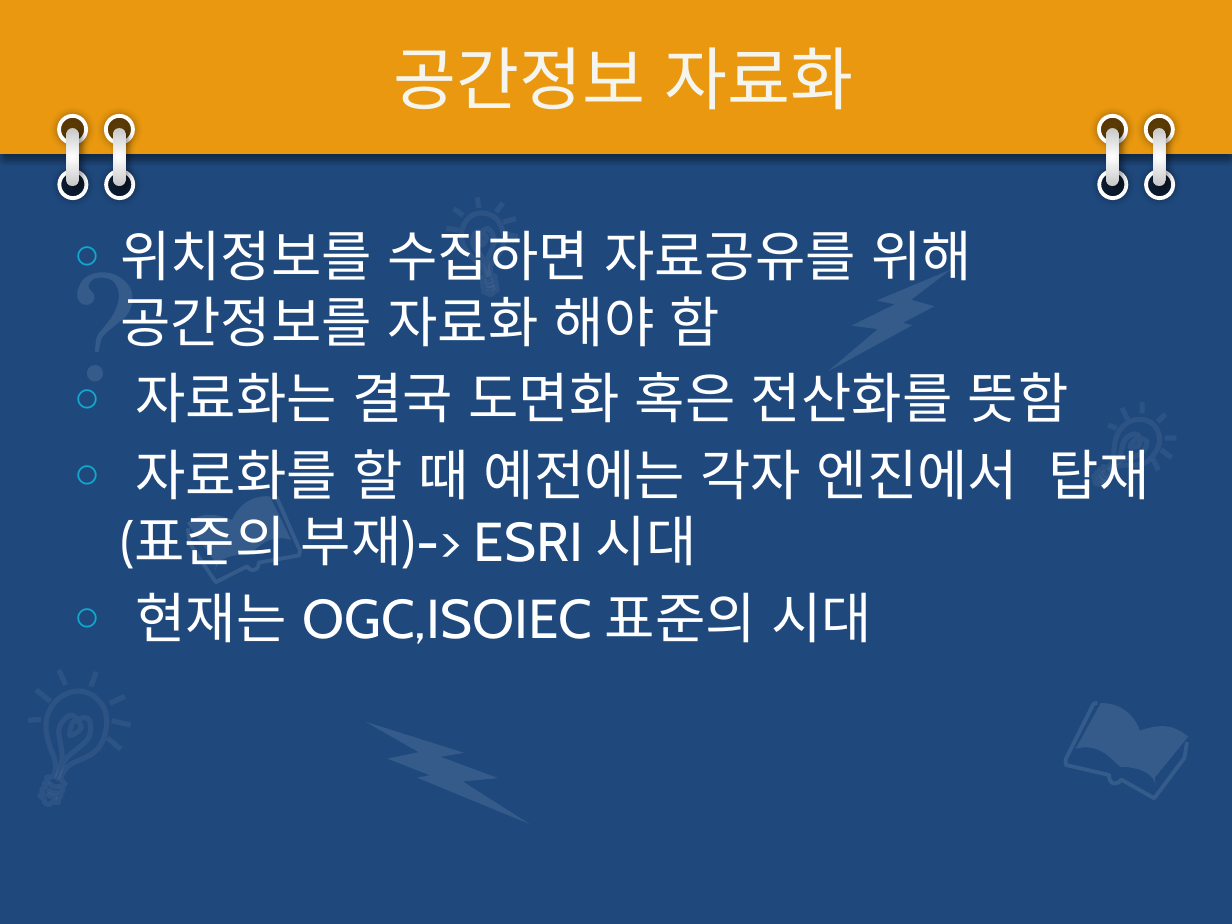
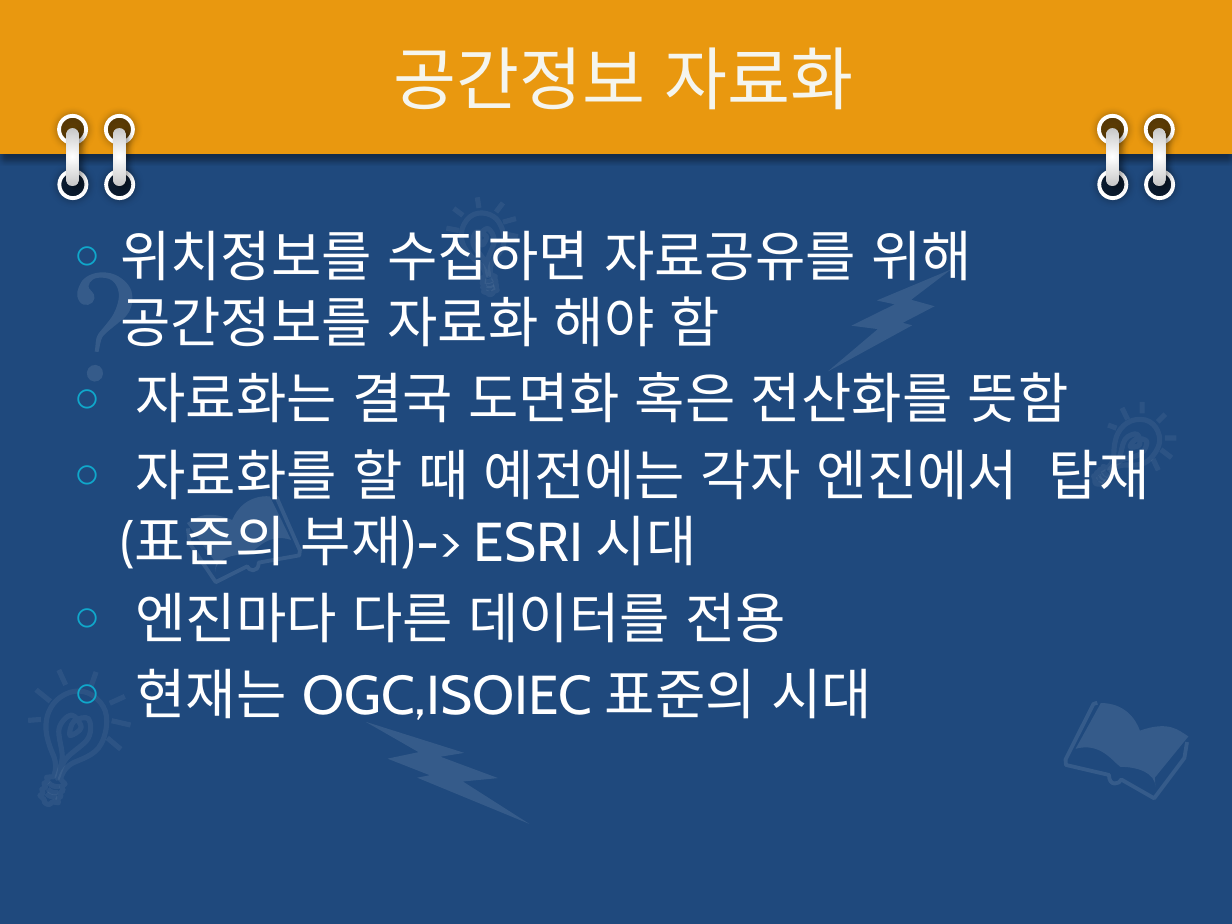
Before and after one commit to aliasgis/uostech, a slide deck: slide 30 of 측량정보공학특론.pptx (slide 25 before the commit). Drawn at 1232x924 pixels with LibreOffice and Linux fonts; fonts in the diff are those of the drawing. Boxes give left, top, right and bottom in pixels: in the first picture for what was removed or moved away, otherwise in the second. Text is boxed around its words. In the diff, an @@ line names an element or a change of style, - is before the commit and + after.

```diff
--- a/측량정보공학특론.pptx
+++ b/측량정보공학특론.pptx
@@ text at box(135, 592, 786, 643): paragraph added @@
+○ 엔진마다 다른 데이터를 전용
```
Also in this commit, not shown: 1 other slide changed, 23 slides added, 1 slide removed, 2 other files.
